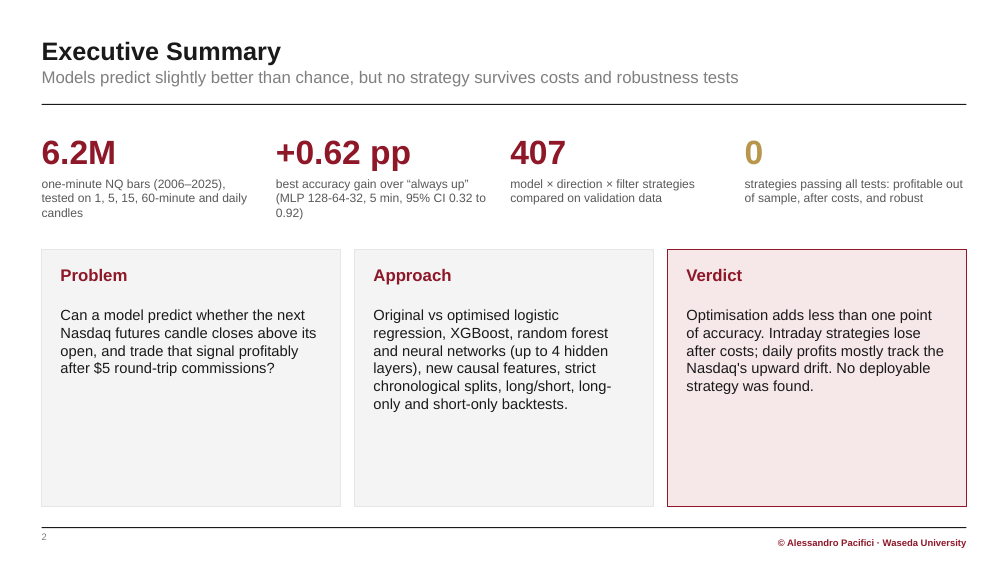
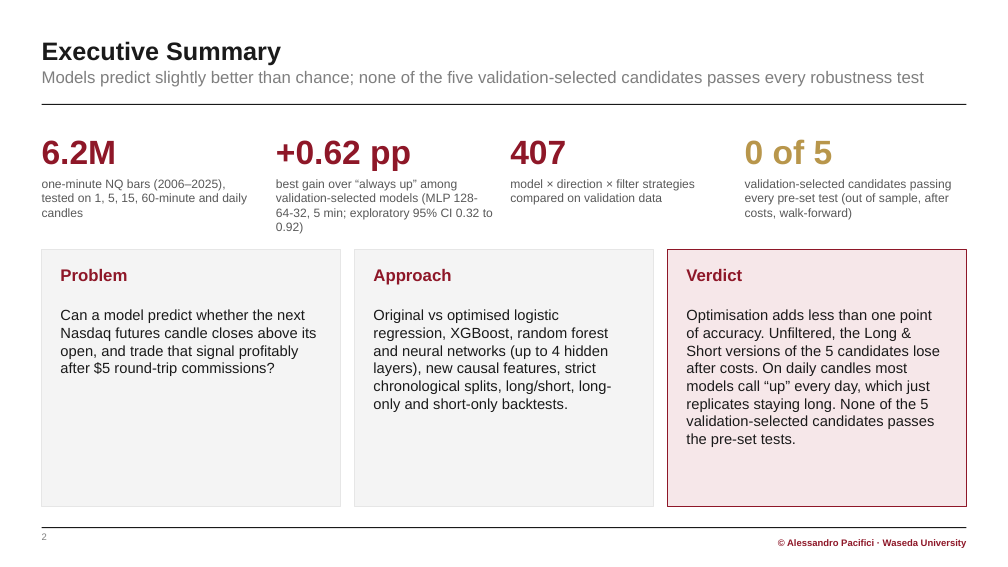
Before and after one commit to Paciooo/Project_ai_ML_bigdata, a slide deck: slide 2 of presentation/NQ_final_report.pptx. Drawn at 1008x567 pixels with LibreOffice and Linux fonts; fonts in the diff are those of the drawing. Boxes give left, top, right and bottom in pixels: in the first picture for what was removed or moved away, otherwise in the second. Text is boxed around its words. In the diff, an @@ line names an element or a change of style, - is before the commit and + after.

```diff
--- a/presentation/NQ_final_report.pptx
+++ b/presentation/NQ_final_report.pptx
@@ text at (x1=42, y1=71, x2=924, y2=87): text changed @@
-Models predict slightly better than chance, but no strategy survives costs and robustness tests
+Models predict slightly better than chance; none of the five validation-selected candidates passes every robustness test
@@ text at (x1=745, y1=139, x2=833, y2=165): text changed @@
-0
+0 of 5
@@ text at (x1=276, y1=179, x2=493, y2=234): text changed @@
-best accuracy gain over “always up” (MLP 128-64-32, 5 min, 95% CI 0.32 to 0.92)
+best gain over “always up” among validation-selected models (MLP 128-64-32, 5 min; exploratory 95% CI 0.32 to 0.92)
@@ text at (x1=745, y1=179, x2=952, y2=219): text changed @@
-strategies passing all tests: profitable out of sample, after costs, and robust
+validation-selected candidates passing every pre-set test (out of sample, after costs, walk-forward)
@@ text at (x1=686, y1=309, x2=940, y2=447): text changed @@
-Optimisation adds less than one point of accuracy. Intraday strategies lose after costs; daily profits mostly track the Nasdaq's upward drift. No deployable strategy was found.
+Optimisation adds less than one point of accuracy. Unfiltered, the Long & Short versions of the 5 candidates lose after costs. On daily candles most models call “up” every day, which just replicates staying long. None of the 5 validation-selected candidates passes the pre-set tests.
```
Also in this commit, not shown: 6 other slides changed, 7 slides removed, 13 other files.
